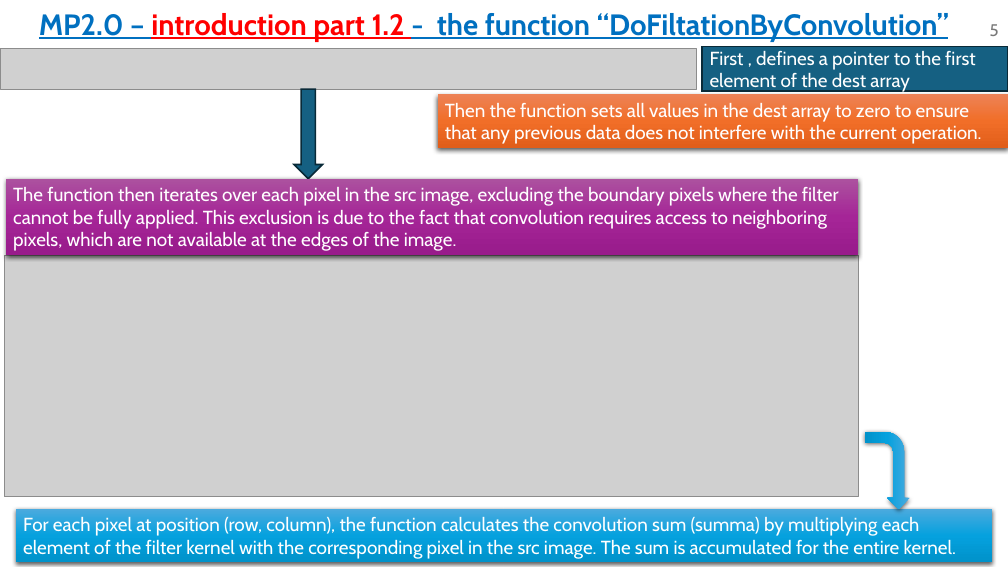
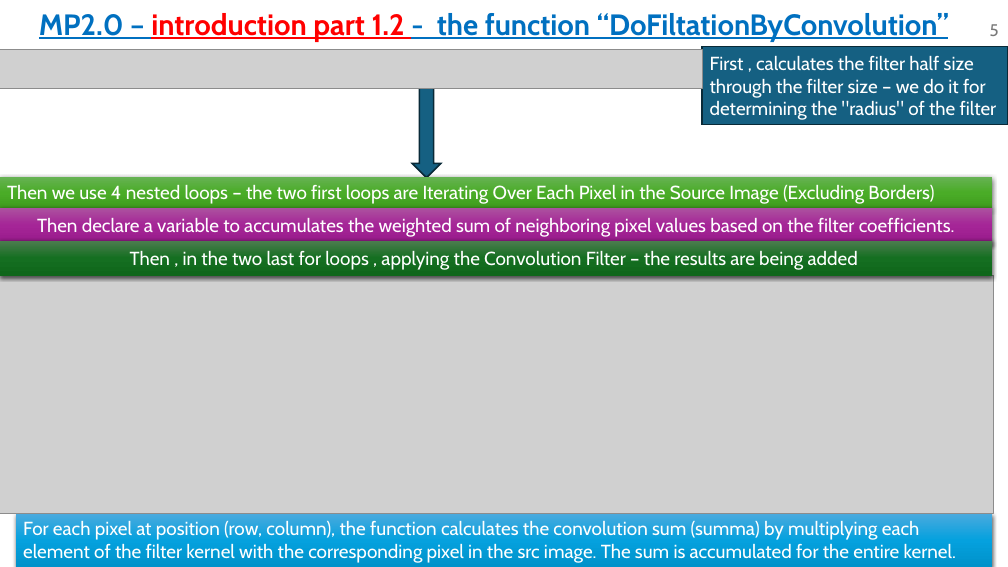
Before and after one commit to omripony/image-processing, a slide deck: slide 5 of MP2/1950-2210-7939-ImPr-IP-MP2.pptx. Drawn at 1008x567 pixels with LibreOffice and Linux fonts; fonts in the diff are those of the drawing; grey boxes stand for pictures. Boxes give left, top, right and bottom in pixels: in the first picture for what was removed or moved away, otherwise in the second. Text is boxed around its words. In the diff, an @@ line names an element or a change of style, - is before the commit and + after.

```diff
--- a/MP2/1950-2210-7939-ImPr-IP-MP2.pptx
+++ b/MP2/1950-2210-7939-ImPr-IP-MP2.pptx
@@ picture: place and size @@
-picture at [0, 49, 696, 89]
+picture at [0, 49, 702, 88]
@@ rectangle "First , calculates the filter ...": place and size @@
-rectangle "First , calculates the filter ..." at [702, 47, 1008, 91]
+rectangle "First , calculates the filter ..." at [702, 47, 1008, 125]
@@ text in rectangle at [710, 56, 997, 120]: text changed @@
-First , defines a pointer to the first element of the dest array
+First , calculates the filter half size through the filter size – we do it for determining the "radius" of the filter
@@ down arrow: place and size @@
-down arrow at [294, 89, 323, 178]
+down arrow at [412, 88, 441, 178]
@@ rectangle removed at [438, 95, 1008, 148] @@
-Then the function sets all values in the dest array to zero to ensure that any previous data does not interfere with the current operation.
@@ rectangle added at [0, 177, 993, 207], fill gradient #66B354 to #4BAD28 to #409F1E, 18 pt, text #FFFFFF @@
+Then we use 4 nested loops – the two first loops are Iterating Over Each Pixel in the Source Image (Excluding Borders)
@@ rectangle removed at [6, 178, 859, 255] @@
-The function then iterates over each pixel in the src image, excluding the boundary pixels where the filter cannot be fully applied. This exclusion is due to the fact that convolution requires access to neighboring pixels, which are not available at the edges of the image.
@@ rectangle added at [0, 208, 993, 243], fill gradient #AC53A0 to #A62598 to #991C8B, 18 pt, text #FFFFFF @@
+Then declare a variable to accumulates the weighted sum of neighboring pixel values based on the filter coefficients.
@@ rectangle added at [0, 240, 993, 275], fill gradient #4D7E50 to #156F21 to #0F661B, 18 pt, text #FFFFFF @@
+Then , in the two last for loops , applying the Convolution Filter – the results are being added
@@ picture: place and size @@
-picture at [4, 255, 858, 497]
+picture at [0, 275, 993, 513]
@@ bent arrow removed at [866, 432, 910, 509] @@
@@ rectangle "For each pixel at position ...": place and size @@
-rectangle "For each pixel at position ..." at [16, 509, 992, 563]
+rectangle "For each pixel at position ..." at [16, 513, 992, 567]
```
Also in this commit, not shown: 28 other slides changed, 10 slides added, 12 slides removed, 11 other files.
